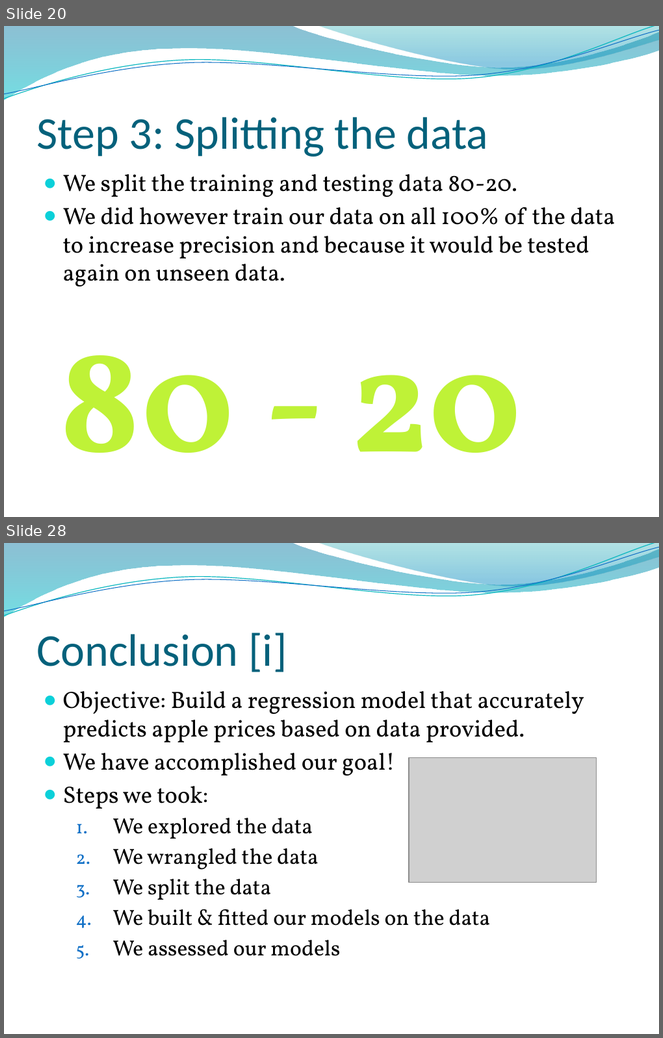
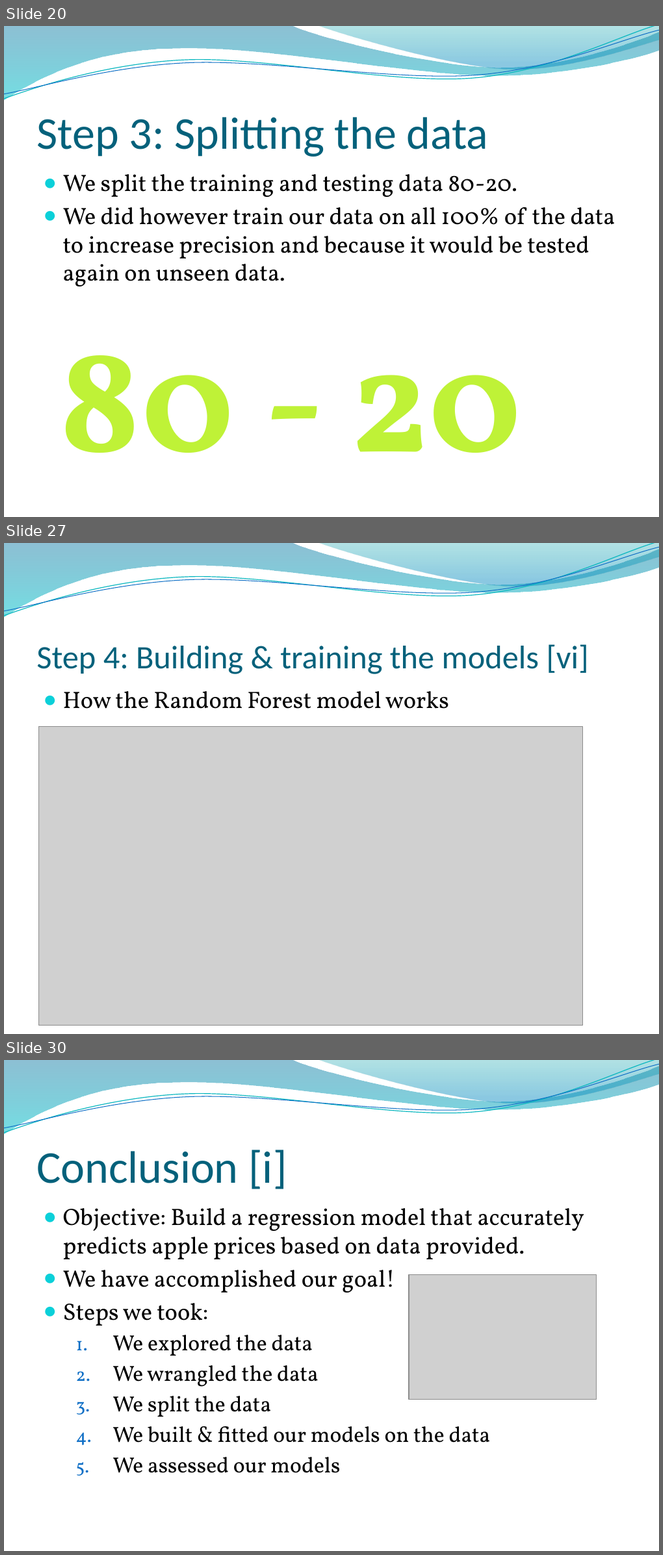
Before and after one commit to lkrump7/regression-apples-predict-api-template, a slide deck: What will the apples cost.pptx. Shown one above the other, each under a label of ours: slides 20 and 28 before the commit, slides 20, 27 and 30 after it; the slides between them are not shown. The pictures are 663x1038 and 663x1555 pixels, drawn with LibreOffice and Linux fonts; fonts in the diff are those of the drawing; grey boxes stand for pictures; background and template pictures are left out. Boxes give left, top, right and bottom in pixels: in the first picture for what was removed or moved away, otherwise in the second. Text is boxed around its words. In the diff, an @@ line names an element or a change of style, - is before the commit and + after.

```diff
--- a/What will the apples cost.pptx
+++ b/What will the apples cost.pptx
@@ slide 27 added at (4,543,659,1034), background picture (left out); not listed: 4 template elements that a slide beside it also shows @@
@@ title added at (36,644,589,674), 36 pt, text #04617B @@
+Step 4: Building & training the models [vi]
@@ text added at (63,691,449,709), 26 pt, text #000000 @@
+● How the Random Forest model works
@@ picture added at (38,727,583,1026) @@
@@ what was slide 28 is now slide 30 @@
```
Also in this commit, not shown: 8 slides changed, 1 other slide added.
